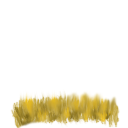
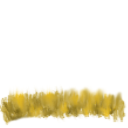
Layers edited between the first and the second (128, 128) image:
painted on "Fons" over [0, 85, 127, 128]
